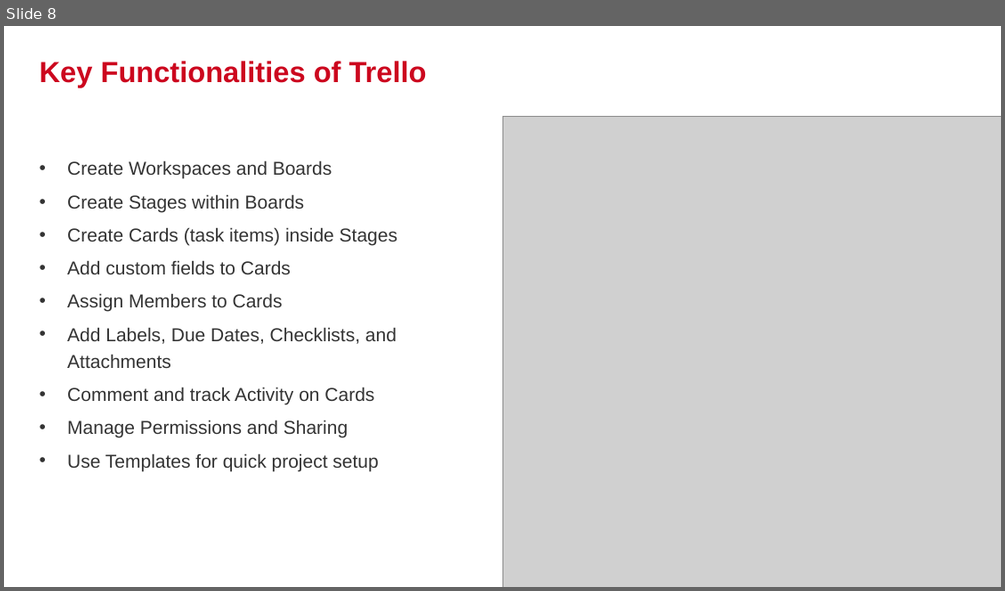
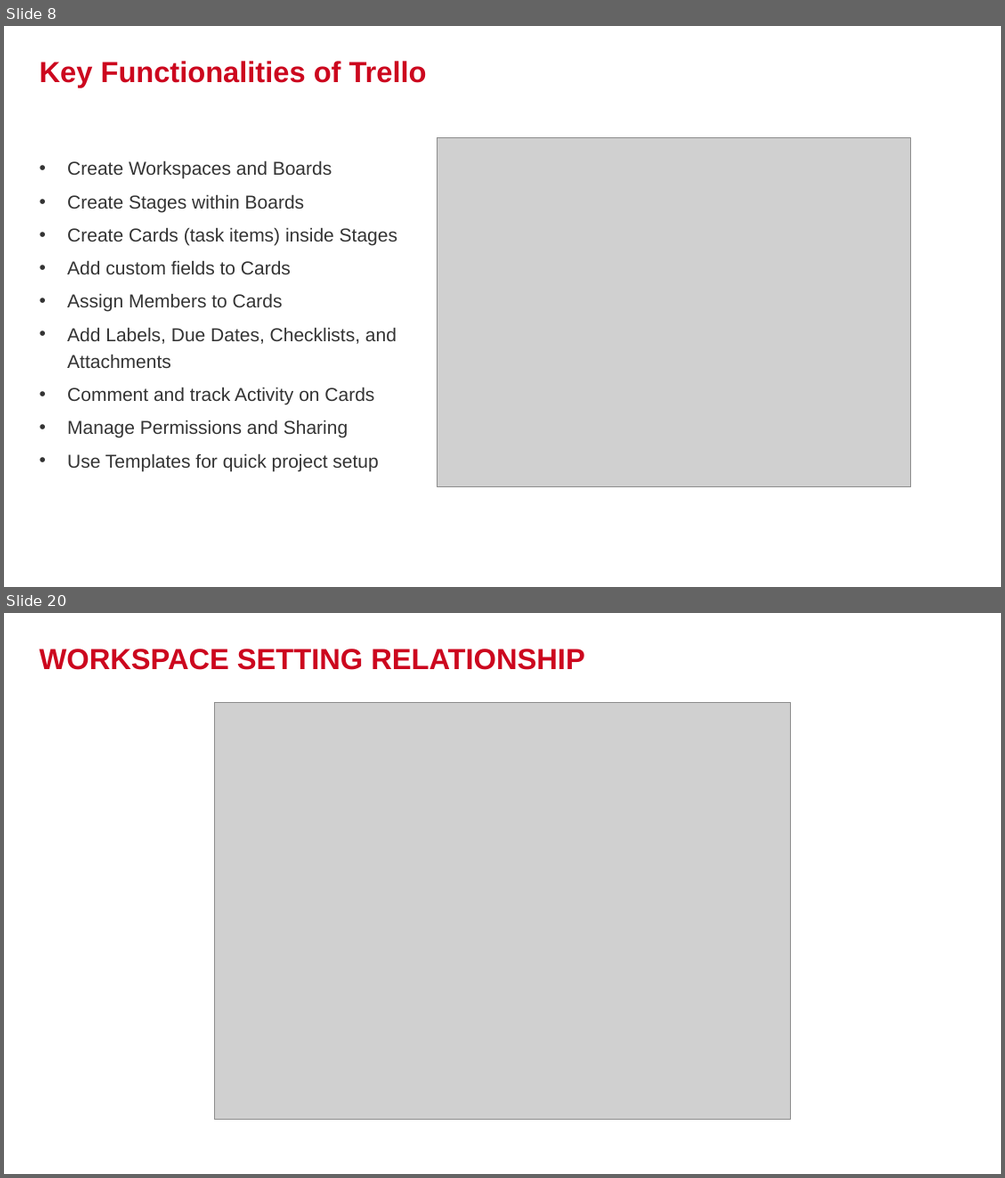
Before and after one commit to phmquan/YPP4-QuanPhan, a slide deck: SQL_Query/Trello_Query/TrelloPresentation.pptx. Shown one above the other, each under a label of ours: slide 8 before the commit, slides 8 and 20 after it; the slides between them are not shown. The pictures are 1005x591 and 1005x1178 pixels, drawn with LibreOffice and Linux fonts; fonts in the diff are those of the drawing; grey boxes stand for pictures; background and template pictures are left out. Boxes give left, top, right and bottom in pixels: in the first picture for what was removed or moved away, otherwise in the second. Text is boxed around its words. In the diff, an @@ line names an element or a change of style, - is before the commit and + after.

Commit message:
Fix Slide to Board Share Relationship

```diff
--- a/SQL_Query/Trello_Query/TrelloPresentation.pptx
+++ b/SQL_Query/Trello_Query/TrelloPresentation.pptx
@@ slide 20 added at (4,613,1001,1174), background #FFFFFF @@
@@ title added at (40,649,584,670), 28 pt, text #CC071E, bold @@
+WORKSPACE SETTING RELATIONSHIP
@@ picture added at (215,703,791,1119) @@
@@ slide 8 changed as well @@
@@ picture: place and size @@
-picture at (502,116,1001,587)
+picture at (437,138,911,487)
```
Also in this commit, not shown: 1 other slide changed, 23 other slides added, 23 slides removed, 1 other file.
